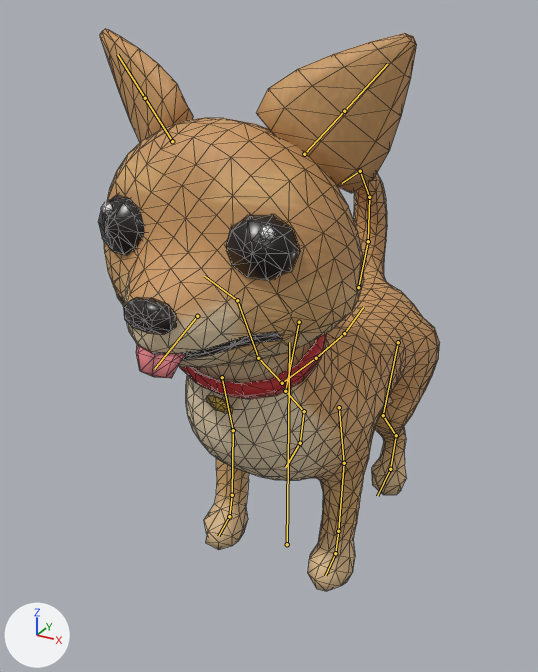
Renders of the glTF model art-source/blender/dogs/chihuahua/motion/exports/dog_chihuahua_anim.gltf from each side of a commit.
Before and after are seen from a camera (50 mm lens) standing at (0.539, -1.055, 0.969) and looking at (-0.056, 0.028, 0.427). Lighting does not change. The marker at lower left points along +X, +Y and +Z. The first picture is the older version. The bones that bend it are drawn over the model as lines. Mesh edges are drawn as thin lines.

Names of what the first picture shows: 'dog_chihuahua_body', 'dog_chihuahua_collar', 'dog_chihuahua_ear_L', 'dog_chihuahua_ear_R', 'dog_chihuahua_eye_L', 'dog_chihuahua_eye_R', 'dog_chihuahua_nose', 'dog_chihuahua_tongue'.
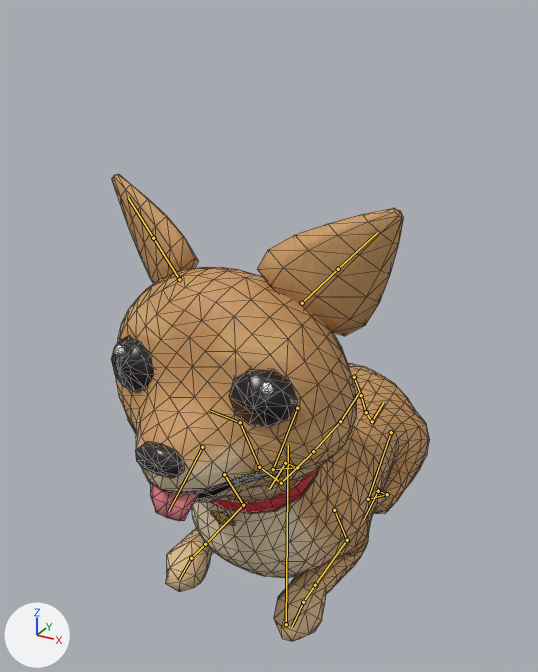
The newer file adds an action. The first version stands in its rest pose; the second is drawn at frame 75 of the action 'LieIdle'.

What the commit changed:
Bone 'root' (bone_root) moves from (0.0, 0.0, 0.0) to (0.0, -0.207, 0.0).
Bone 'back_hip_L' (bone_back_hip_l) turns from (0, 0, 0) to (-26, 0, 0) degrees about its own x, y and z.
Bone 'back_stifle_L' (bone_back_stifle_l) turns from (0, 0, 0) to (44, 0, 0) degrees about its own x, y and z.
Bone 'back_hock_L' (bone_back_hock_l) turns from (0, 0, 0) to (-132, 0, 0) degrees about its own x, y and z.
Bone 'back_foot_L' (bone_back_foot_l) turns from (0, 0, 0) to (115, 0, 0) degrees about its own x, y and z.
Bone 'back_hip_R' (bone_back_hip_r) turns from (0, 0, 0) to (-26, 0, 0) degrees about its own x, y and z.
Bone 'back_stifle_R' (bone_back_stifle_r) turns from (0, 0, 0) to (44, 0, 0) degrees about its own x, y and z.
Bone 'back_hock_R' (bone_back_hock_r) turns from (0, 0, 0) to (-132, 0, 0) degrees about its own x, y and z.
Bone 'back_foot_R' (bone_back_foot_r) turns from (0, 0, 0) to (115, 0, 0) degrees about its own x, y and z.
Bone 'front_shoulder_L' (bone_front_shoulder_l) turns from (0, 0, 0) to (16, 0, 0) degrees about its own x, y and z.
Bone 'front_elbow_L' (bone_front_elbow_l) turns from (0, 0, 0) to (-102, 0, 0) degrees about its own x, y and z.
Bone 'front_wrist_L' (bone_front_wrist_l) turns from (0, 0, 0) to (10, 0, 0) degrees about its own x, y and z.
Bone 'front_paw_L' (bone_front_paw_l) turns from (0, 0, 0) to (77, 0, 0) degrees about its own x, y and z.
Bone 'front_shoulder_R' (bone_front_shoulder_r) turns from (0, 0, 0) to (16, 0, 0) degrees about its own x, y and z.
Bone 'front_elbow_R' (bone_front_elbow_r) turns from (0, 0, 0) to (-102, 0, 0) degrees about its own x, y and z.
Bone 'front_wrist_R' (bone_front_wrist_r) turns from (0, 0, 0) to (10, 0, 0) degrees about its own x, y and z.
Bone 'front_paw_R' (bone_front_paw_r) turns from (0, 0, 0) to (77, 0, 0) degrees about its own x, y and z.
Bone 'jaw' (bone_jaw) turns from (0, 0, 0) to (12, 0, 0) degrees about its own x, y and z.
Bone 'tail_1' (bone_tail_1) turns from (0, 0, 0) to (-116, 4, 2) degrees about its own x, y and z.
Bone 'tail_2' (bone_tail_2) turns from (0, 0, 0) to (-30, 4, 0) degrees about its own x, y and z.
Bone 'tail_3' (bone_tail_3) turns from (0, 0, 0) to (-30, 0, 0) degrees about its own x, y and z.

Pixel boxes [x1, y1, x2, y2] of what changed, in the pictures (538 x 672 px):
'dog_chihuahua_body', posed (7% narrower, 21% shorter)
    before: [104, 117, 440, 591]
    after: [116, 267, 430, 642]
'dog_chihuahua_ear_L', posed (9% narrower, 20% shorter)
    before: [256, 33, 417, 193]
    after: [257, 208, 404, 336]
'dog_chihuahua_ear_R', posed
    before: [100, 29, 193, 142]
    after: [112, 174, 198, 284]
'dog_chihuahua_eye_L', posed (9% narrower, 12% shorter)
    before: [225, 215, 300, 281]
    after: [229, 369, 297, 427]
'dog_chihuahua_collar', posed
    before: [179, 333, 327, 414]
    after: [210, 467, 320, 526]
'dog_chihuahua_eye_R', posed (8% narrower, 6% shorter)
    before: [98, 194, 145, 255]
    after: [111, 335, 154, 392]
'dog_chihuahua_nose', posed (7% narrower)
    before: [123, 297, 177, 335]
    after: [135, 441, 185, 478]
'dog_chihuahua_tongue', posed
    before: [136, 345, 186, 378]
    after: [150, 482, 200, 521]
bone 'root', root to tip
    before: (287, 544) to (289, 342)
    after: (286, 624) to (288, 445)
bone 'back_hip_L', root to tip
    before: (398, 342) to (383, 415)
    after: (391, 432) to (368, 499)
bone 'back_stifle_L', root to tip
    before: (383, 415) to (396, 435)
    after: (368, 499) to (387, 494)
bone 'back_hock_L', root to tip
    before: (396, 435) to (390, 469)
    after: (387, 494) to (378, 491)
bone 'back_foot_L', root to tip
    before: (390, 469) to (377, 496)
    after: (378, 491) to (364, 519)
bone 'back_hip_R', root to tip
    before: (299, 322) to (285, 391)
    after: (297, 408) to (273, 469)
bone 'back_stifle_R', root to tip
    before: (285, 391) to (304, 411)
    after: (273, 469) to (297, 467)
bone 'back_hock_R', root to tip
    before: (304, 411) to (300, 443)
    after: (297, 467) to (285, 463)
bone 'back_foot_R', root to tip
    before: (300, 443) to (285, 467)
    after: (285, 463) to (269, 488)
bone 'front_shoulder_L', root to tip
    before: (339, 407) to (344, 463)
    after: (334, 510) to (347, 540)
bone 'front_elbow_L', root to tip
    before: (344, 463) to (338, 531)
    after: (347, 540) to (315, 585)
bone 'front_wrist_L', root to tip
    before: (338, 531) to (335, 553)
    after: (315, 585) to (303, 602)
bone 'front_paw_L', root to tip
    before: (335, 553) to (325, 575)
    after: (303, 602) to (292, 626)
bone 'front_shoulder_R', root to tip
    before: (222, 377) to (233, 430)
    after: (224, 474) to (243, 505)
bone 'front_elbow_R', root to tip
    before: (233, 430) to (232, 495)
    after: (243, 505) to (205, 544)
bone 'front_wrist_R', root to tip
    before: (232, 495) to (229, 516)
    after: (205, 544) to (191, 558)
bone 'front_paw_R', root to tip
    before: (229, 516) to (218, 536)
    after: (191, 558) to (179, 580)
bone 'jaw', root to tip
    before: (197, 316) to (154, 369)
    after: (202, 447) to (168, 511)
bone 'tail_1', root to tip
    before: (358, 287) to (368, 241)
    after: (354, 377) to (361, 395)
bone 'tail_2', root to tip
    before: (368, 241) to (369, 197)
    after: (361, 395) to (366, 412)
bone 'tail_3', root to tip
    before: (369, 197) to (360, 171)
    after: (366, 412) to (372, 421)
